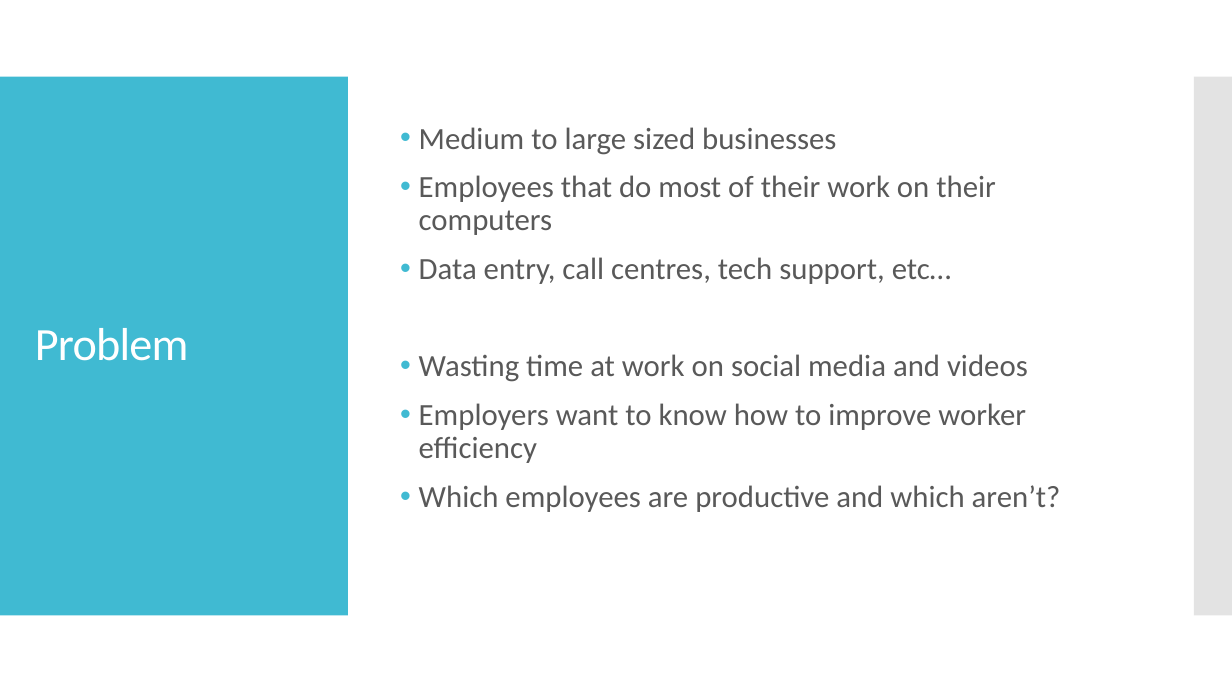
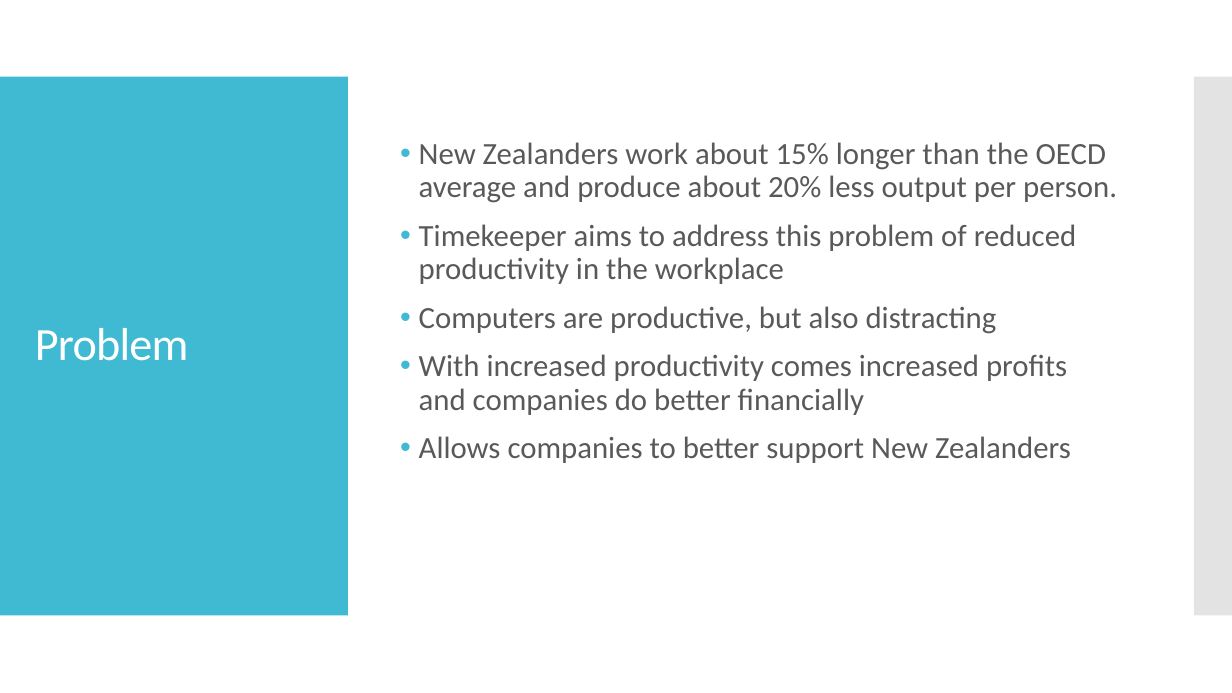
Before and after one commit to SaviMohan/Timekeeper, a slide deck: slide 2 of Planning/Timekeeper.pptx (slide 3 before the commit). Drawn at 1232x693 pixels with LibreOffice and Linux fonts; fonts in the diff are those of the drawing. Boxes give left, top, right and bottom in pixels: in the first picture for what was removed or moved away, otherwise in the second. Text is boxed around its words. In the diff, an @@ line names an element or a change of style, - is before the commit and + after.

```diff
--- a/Planning/Timekeeper.pptx
+++ b/Planning/Timekeeper.pptx
@@ text at (419, 142, 1117, 463): text changed @@
-• Medium to large sized businesses
-• Employees that do most of their work on their computers
-• Data entry, call centres, tech support, etc…
-• Wasting time at work on social media and videos
-• Employers want to know how to improve worker efficiency
-• Which employees are productive and which aren’t?
+• New Zealanders work about 15% longer than the OECD average and produce about 20% less output per person.
+• Timekeeper aims to address this problem of reduced productivity in the workplace
+• Computers are productive, but also distracting
+• With increased productivity comes increased profits and companies do better financially
+• Allows companies to better support New Zealanders
```
Also in this commit, not shown: 2 other slides changed, 6 slides added, 6 slides removed, 1 other file.
